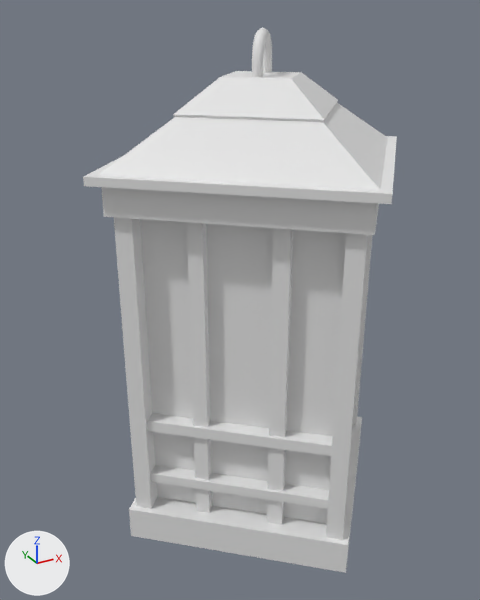
Two versions of the FBX model Assets/Assets/Environment/lantern2.fbx, one commit apart.
Before and after are seen from a camera (50 mm lens) standing at (-0.429, -0.724, 0.021) and looking at (-0.026, 0.007, -0.345). The lights are fixed; the arrows at lower left show +X, +Y and +Z. The picture after the commit comes second.
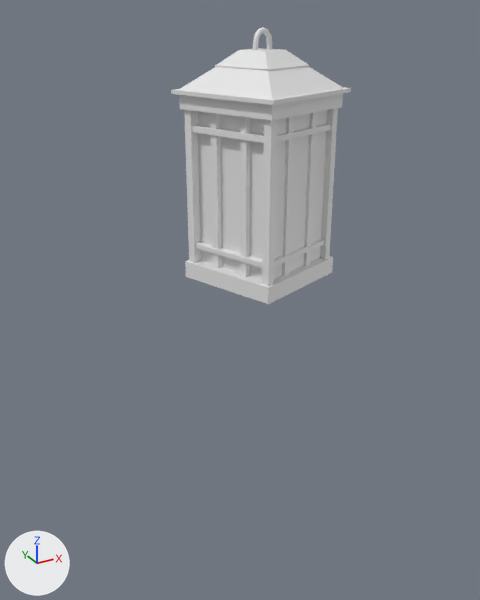
Edits to the bpy script that builds the scene:
```text
Change me_cube_001:
    where me_cube_001.from_pydata(...)  # 810 vertices, 796 faces; spans x -0.48..0.48, y -0.48..0.48, z -1.94..0.0
    used by ob_cube_047; location = (0.0, 0.0, 0.0); rotation_euler = (0.0, 0.0, -0.727), in degrees (0, 0, -42); scale = (0.341, 0.341, 0.341)
    me_cube_001 part 1: all 152 vertices in x -0.42..0.42, y -0.42..0.42, z -1.43..-1.39 are moved by (0.0, 0.0, 0.69)
Change ob_cube_047:
    ob_cube_047.rotation_euler: (0.0, 0.0, -0.727) -> (0.0, 0.0, 1.934)  # degrees (0, 0, -42) -> degrees (0, 0, 111)
    ob_cube_047.scale: (0.341, 0.341, 0.341) -> (0.16, 0.16, 0.16)
```

What differs and where, as boxes [x1, y1, x2, y2] in the pictures (480 x 600 px; the box of a moved part takes in the faces that stretch with it):
'Cube.047', reshaped, turned, rescaled: before [83, 27, 397, 573]; after [171, 27, 351, 304]
part 1 of me_cube_001, moved or reshaped: before [114, 217, 372, 505]; after [184, 108, 338, 266]
